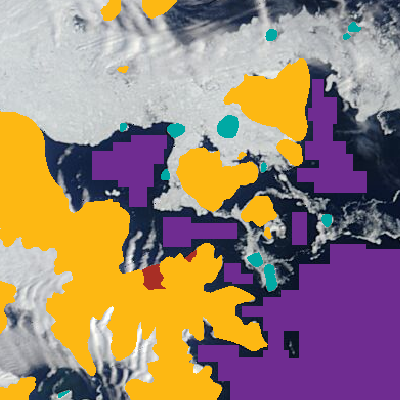
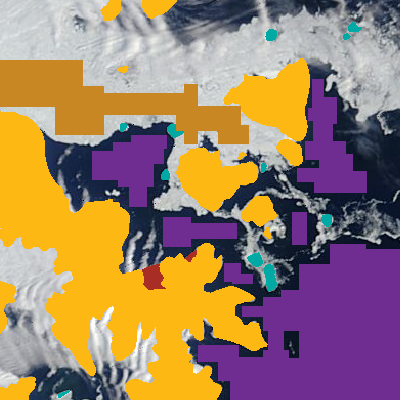
Revision of a layered 400 x 400 image; what changed, layer by layer:
added layer "ice samples" above "water" over left=0, top=60, right=249, bottom=144
